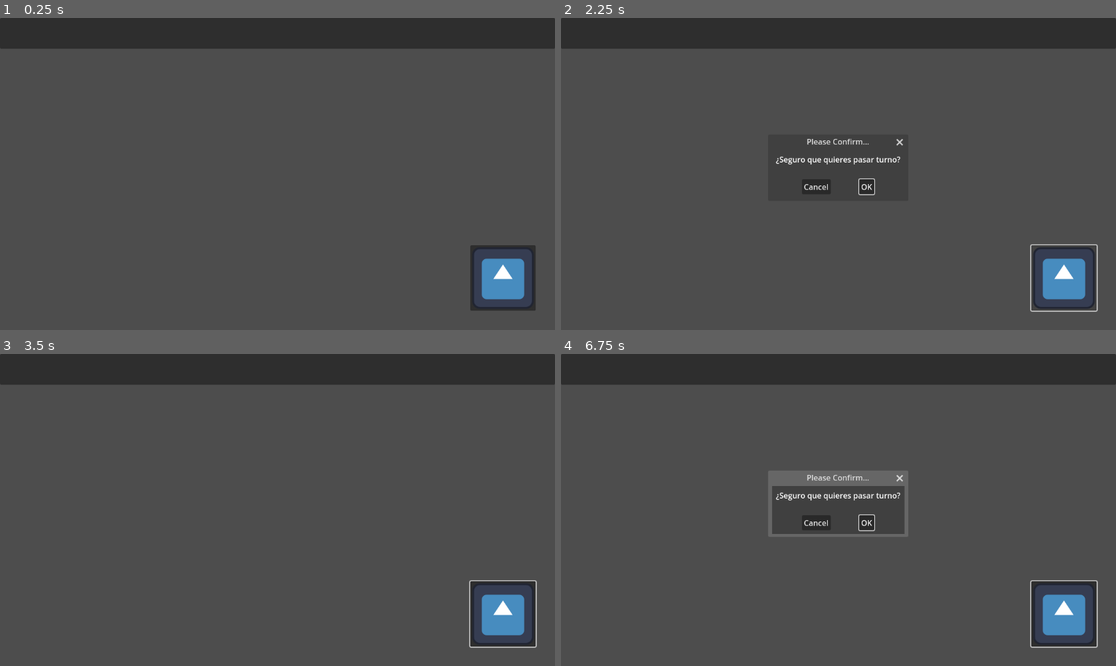
Above: before the commit, frames 1-4 (two rows, left to right).
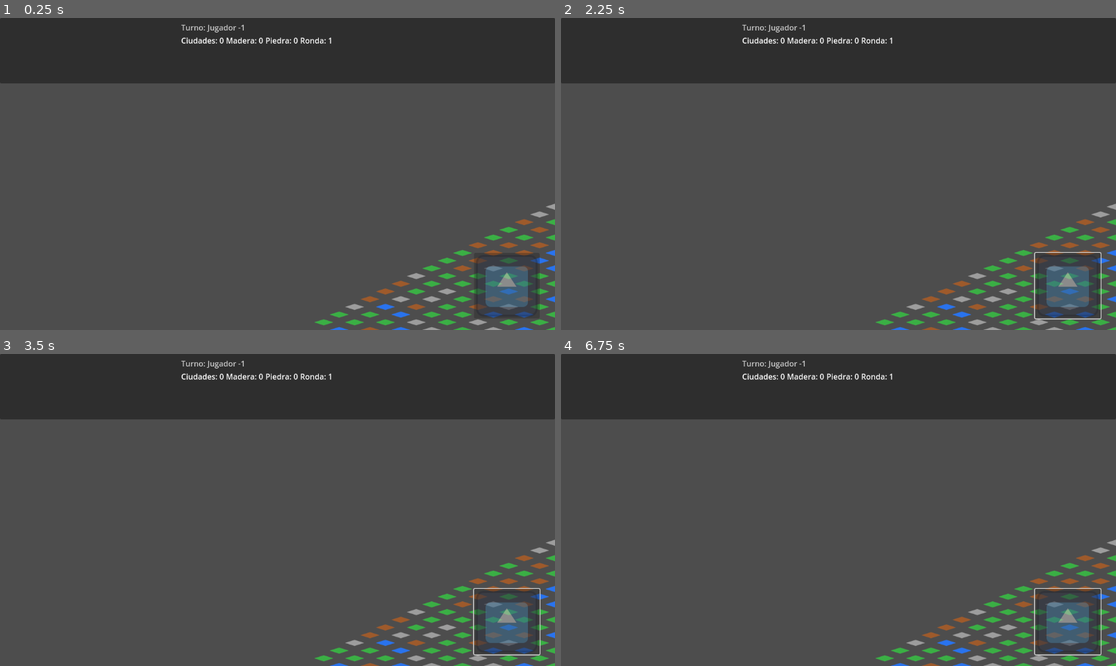
Above: after the commit, the same moments.

Repository: Jusm8/MultiplayerPolitopia
Game: Godot game, scene res://scene/mapa.tscn
Two runs of this game, one before a commit and one after it. Both use one fixed random seed, a clock stepped at 60 frames per second and the inputs below. This scene is started directly instead of the project's main scene. The engine's default icon, where the game draws it, is replaced by a stand-in: a white triangle on a blue panel in a dark square.
Inputs (mouse positions are in pixels of both pictures, inside the frame that each line leads up to):
- Up to frame 1 (0.25 s): no input
- Up to frame 2 (2.25 s): click (1066, 276) at 0.52 s; click (866, 186) at 1.25 s, where only the run before the commit has a clickable "OK"; click (1066, 276) at 2.02 s
- Up to frame 3 (3.5 s): click (305, 522) at 2.75 s, where only the run before the commit has a clickable "OK"
- Up to frame 4 (6.75 s): click (1066, 612) at 3.52 s; click (866, 522) at 4.25 s, where only the run before the commit has a clickable "OK"; tap Enter at 5 s; move the mouse to (960, 494) at 5.02 s; click (960, 494) at 5.17 s; click (816, 522) at 5.75 s, where only the run before the commit has a clickable "Cancel"; tap Space at 6.5 s; drag from (727, 525) to (810, 572) at 6.52 s

The runs differ from the first frame. In frame 1, 15% of the frame differs, in the area x 0-100%, y 2-100%; in frame 2, 16%; in frame 3, 16%; in frame 4, 18%.
Error before the commit: Modulo by zero error in operator '%'. (res://script/mapa.gd:231)

Commit message:
Haciendo el menu de las ciudades

Diff:
--- /dev/null
+++ b/multiplayer-game/scene/CityMenu.tscn
@@ -0,0 +1,75 @@
+[gd_scene load_steps=2 format=3 uid="uid://3abew6xy87gd"]
+
+[ext_resource type="Script" uid="uid://c5w7qmskabhu" path="res://script/city_menu.gd" id="1_yr66a"]
+
+[node name="HUD" type="CanvasLayer"]
+
+[node name="CityMenu" type="Control" parent="."]
+visible = false
+layout_mode = 3
+anchors_preset = 0
+offset_left = 320.0
+offset_top = 90.0
+offset_right = 835.0
+offset_bottom = 554.0
+size_flags_horizontal = 4
+size_flags_vertical = 4
+script = ExtResource("1_yr66a")
+
+[node name="Panel" type="Panel" parent="CityMenu"]
+layout_mode = 1
+anchors_preset = 15
+anchor_right = 1.0
+anchor_bottom = 1.0
+grow_horizontal = 2
+grow_vertical = 2
+
+[node name="HBoxContainer" type="HBoxContainer" parent="CityMenu/Panel"]
+layout_mode = 0
+offset_right = 512.0
+offset_bottom = 286.0
+
+[node name="UnitGrid" type="GridContainer" parent="CityMenu/Panel/HBoxContainer"]
+layout_mode = 2
+columns = 2
+
+[node name="Info" type="VBoxContainer" parent="CityMenu/Panel/HBoxContainer"]
+layout_mode = 2
+
+[node name="LabelName" type="Label" parent="CityMenu/Panel/HBoxContainer/Info"]
+layout_mode = 2
+
+[node name="LabelStats" type="Label" parent="CityMenu/Panel/HBoxContainer/Info"]
+layout_mode = 2
+
+[node name="LabelDesc" type="Label" parent="CityMenu/Panel/HBoxContainer/Info"]
+layout_mode = 2
+
+[node name="LabelCost" type="Label" parent="CityMenu/Panel/HBoxContainer/Info"]
+layout_mode = 2
+
+[node name="BottomBar" type="HBoxContainer" parent="CityMenu/Panel"]
+layout_mode = 0
+offset_top = 422.0
+offset_right = 515.0
+offset_bottom = 462.0
+
+[node name="BtnClose" type="Button" parent="CityMenu/Panel/BottomBar"]
+layout_mode = 2
+theme_override_colors/font_color = Color(0.7490196, 0, 0.21568628, 1)
+text = "Close
+"
+
+[node name="BtnBuy" type="Button" parent="CityMenu/Panel/BottomBar"]
+layout_direction = 3
+layout_mode = 2
+theme_override_colors/font_color = Color(0.19815946, 0.5357092, 0.31466636, 1)
+theme_override_colors/font_focus_color = Color(0.5678726, 0.09500661, 0.58928937, 1)
+text = "BUY"
+
+[node name="Centrado" type="Button" parent="."]
+visible = false
+offset_left = 568.0
+offset_top = 312.0
+offset_right = 584.0
+offset_bottom = 328.0
--- a/multiplayer-game/scene/mapa.tscn
+++ b/multiplayer-game/scene/mapa.tscn
@@ -51,6 +51,7 @@
 [node name="TileMap" type="TileMap" parent="."]
 tile_set = SubResource("TileSet_f52q7")
 format = 2
+layer_1/name = "Layer1"
 
 [node name="Camera" type="Camera2D" parent="."]
 script = ExtResource("7_10ars")
@@ -60,13 +61,14 @@
 
 [node name="TopBar" type="Panel" parent="HUD"]
 offset_right = 1152.0
-offset_bottom = 64.0
+offset_bottom = 136.0
 
 [node name="VBoxContainer" type="VBoxContainer" parent="HUD/TopBar"]
 layout_mode = 0
-offset_top = -64.0
-offset_right = 448.0
-offset_bottom = 192.0
+offset_left = 376.0
+offset_top = 8.0
+offset_right = 824.0
+offset_bottom = 72.0
 
 [node name="LabelCurrentPlayer" type="Label" parent="HUD/TopBar/VBoxContainer"]
 layout_mode = 2
@@ -103,10 +105,10 @@
 [node name="EndTurnBtn" type="Button" parent="HUD/TopBar"]
 layout_mode = 1
 anchors_preset = -1
-anchor_left = 0.8472222
-anchor_top = 7.375
-anchor_right = 0.9583333
-anchor_bottom = 9.375
+anchor_left = 0.8541667
+anchor_top = 3.5882354
+anchor_right = 0.9652778
+anchor_bottom = 4.529412
 offset_right = 8.0
 offset_bottom = 8.0
 icon = ExtResource("9_npqkg")
--- /dev/null
+++ b/multiplayer-game/script/city_menu.gd
@@ -0,0 +1,79 @@
+extends Control
+class_name CityMenu
+
+signal buy_requested(city_cell: Vector2i, unit_id: int)
+signal closed
+
+@onready var unit_buttons := [
+	$Panel/HBox/UnitsGrid/UnitBtn0,
+	$Panel/HBox/UnitsGrid/UnitBtn1,
+	$Panel/HBox/UnitsGrid/UnitBtn2,
+	$Panel/HBox/UnitsGrid/UnitBtn3,
+]
+
+@onready var label_name: Label = $Panel/HBox/Info/LabelName
+@onready var label_stats: Label = $Panel/HBox/Info/LabelStats
+@onready var label_desc: Label = $Panel/HBox/Info/LabelDesc
+@onready var label_cost: Label = $Panel/HBox/Info/LabelCost
+@onready var btn_buy: Button = $Panel/BottomBar/BtnBuy
+@onready var btn_close: Button = $Panel/BottomBar/BtnClose
+
+var _city_cell: Vector2i
+var _selected_unit: int = -1
+var _unit_db: Array = [] # lo inyecta el mapa/hud
+var _my_wood: int = 0
+var _my_stone: int = 0
+var _can_buy_here: bool = true
+
+func _ready() -> void:
+	hide()
+	for i in range(unit_buttons.size()):
+		unit_buttons[i].pressed.connect(func(): _select_unit(i))
+	btn_buy.pressed.connect(_on_buy_pressed)
+	btn_close.pressed.connect(_on_close_pressed)
+
+func open_for_city(city_cell: Vector2i, unit_db: Array, my_wood: int, my_stone: int, can_buy_here: bool) -> void:
+	_city_cell = city_cell
+	_unit_db = unit_db
+	_my_wood = my_wood
+	_my_stone = my_stone
+	_can_buy_here = can_buy_here
+	_selected_unit = -1
+
+	label_name.text = "Selecciona tropa"
+	label_stats.text = ""
+	label_desc.text = ""
+	label_cost.text = ""
+	btn_buy.disabled = true
+
+	# Si ya compraste en esa ciudad este turno, bloquea compra
+	if not _can_buy_here:
+		label_desc.text = "Ya compraste 1 tropa en esta ciudad este turno."
+		btn_buy.disabled = true
+
+	show()
+	set_process_unhandled_input(true)
+
+func _select_unit(unit_id: int) -> void:
+	if not _can_buy_here:
+		return
+
+	_selected_unit = unit_id
+	var u := _unit_db[unit_id]
+
+	label_name.text = str(u["name"])
+	label_stats.text = "Vida: %d  |  Daño: %d" % [int(u["hp"]), int(u["dmg"])]
+	label_desc.text = str(u["desc"])
+	label_cost.text = "Coste: %d madera, %d piedra" % [int(u["wood_cost"]), int(u["stone_cost"])]
+
+	var can_afford := _my_wood >= int(u["wood_cost"]) and _my_stone >= int(u["stone_cost"])
+	btn_buy.disabled = not can_afford
+
+func _on_buy_pressed() -> void:
+	if _selected_unit == -1:
+		return
+	buy_requested.emit(_city_cell, _selected_unit)
+
+func _on_close_pressed() -> void:
+	hide()
+	closed.emit()
--- a/multiplayer-game/script/hud.gd
+++ b/multiplayer-game/script/hud.gd
@@ -27,9 +27,10 @@
 func _on_confirmed() -> void:
 	end_turn_confirmed.emit()
 
-func set_current_player(player_name: String, my_turn: bool) -> void:
-	label_current_player.text = "Turno: %s" % player_name
-	label_current_player.modulate = Color.WHITE if my_turn else Color(0.8, 0.8, 0.8)
+func set_current_player(name: String, is_my_turn: bool) -> void:
+	label_current_player.text = "Turno: %s" % name
+	label_current_player.modulate = Color.WHITE if is_my_turn else Color(0.8, 0.8, 0.8)
+	end_turn_btn.disabled = not is_my_turn
 
 func set_round(round_number: int) -> void:
 	label_round.text = "Ronda: %d" % round_number
--- a/multiplayer-game/script/mapa.gd
+++ b/multiplayer-game/script/mapa.gd
@@ -1,15 +1,14 @@
 extends Node2D
 
 @onready var tile_map: TileMap = $TileMap
-@onready var camera: Camera2D = $Camera2D
-@onready var hud: = $HUD
+@onready var camera: Camera2D = $Camera
+@onready var hud: CanvasLayer = $HUD
 
 const GRID_SIZE := 16
 
 var round_number: int = 1
 var player_ids: Array[int] = [] # se rellena desde GameData
 var player_cities: Dictionary = {}  # player_id -> Vector2i
-
 
 enum Terrain {
 	CAMPO,
@@ -29,6 +28,21 @@
 var current_player_id: int = -1
 var is_my_turn: bool = false
 
+# Recursos por jugador
+var player_resources := {} # player_id -> "wood: int, "stone": int}
+
+# Produccion por turno (modificable para cada partida)
+var player_income := {} # player_id-> {"wood": int, "stone": int}
+
+const DEFAULT_WOOD_INCOME := 10
+const DEFAULT_STONE_INCOME:= 5
+
+var unit_db:= [
+	{"name":"Soldado", "hp":10, "dmg":5, "desc":""},
+	{"name":"General", "hp":25, "dmg":8, "desc":""},
+	{"name":"Arquero", "hp":10, "dmg":5, "desc":""},
+	{"name":"Tanque", "hp":55, "dmg":10, "desc":""}
+]
 
 func _ready() -> void:
 	randomize()
@@ -43,13 +57,22 @@
 		generate_map()
 		assign_cities_to_players()
 		start_turns()
+		_init_player_economy()
+
+		# Enviar todo a los clientes
+		rpc("sync_map_and_turns", map_data, player_cities, turn_order, current_turn_index)
+		rpc("sync_economy", player_resources, player_income, round_number)
+
 		print("SERVER: turn_order = ", turn_order)
+
+		draw_map()
+		center_map()
+		_debug_print_map()
+		_focus_camera_on_my_city()
 
 		if turn_order.is_empty():
 			push_warning("SERVER: turn_order está vacío, no envío RPC")
 			return
-
-		rpc("sync_map_and_turns", map_data, player_cities, turn_order, current_turn_index)
 
 func _on_hud_end_turn_confirmed() -> void:
 	end_turn()
@@ -69,7 +92,6 @@
 				city_positions.append(Vector2i(x, y))
 
 	print("Ciudades generadas: ", city_count, " / posiciones: ", city_positions.size())
-
 
 func _random_terrain() -> int:
 	var r := randf()
@@ -157,7 +179,6 @@
 
 	tile_map.position = viewport_size * 0.5 - map_size * 0.5 - top_left
 
-
 func assign_cities_to_players() -> void:
 	if city_positions.size() < player_ids.size():
 		push_warning("No hay suficientes ciudades para todos los jugadores.")
@@ -198,7 +219,6 @@
 	current_player_id = player_id
 	# en multijugador real el host haría rpc("sync_turn", current_player_id)
 	_update_local_turn()
-
 
 func _update_local_turn() -> void:
 	var my_id := multiplayer.get_unique_id()
@@ -213,31 +233,36 @@
 		current_name = "Jugador %s" % str(current_player_id)
 
 	var cities : int = _get_city_count_for_player(current_player_id)
-	var wood := 0
-	var stone := 0
+	var wood: int = 0
+	var stone: int = 0
+	if player_resources.has(current_player_id):
+		wood = int(player_resources[current_player_id]["wood"])
+		stone = int(player_resources[current_player_id]["stone"])
 
 	hud.set_current_player(current_name, is_my_turn)
 	hud.set_round(round_number)
 	hud.set_player_stats(cities, wood, stone)
 
-
 func end_turn() -> void:
 	if not multiplayer.is_server():
-		# En clientes, pedimos al servidor que pase turno
 		rpc_id(1, "request_end_turn")
 		return
 
-	# SOLO servidor llega aquí
+	# Solo puede pasar turno el jugador al que le toca
+	var sender := multiplayer.get_remote_sender_id()
+	if sender != 0 and sender != current_player_id:
+		return
+
+	_apply_end_turn_income(current_player_id)
+
 	current_turn_index = (current_turn_index + 1) % turn_order.size()
-
-	# si volvemos al primer jugador, nueva ronda
 	if current_turn_index == 0:
 		round_number += 1
 
 	_set_active_player(turn_order[current_turn_index])
 
-	# Avisamos a todos del nuevo jugador activo y la ronda
 	rpc("sync_turn", current_player_id, current_turn_index, round_number)
+	rpc("sync_economy", player_resources, player_income, round_number)
 
 @rpc("any_peer", "call_local")
 func sync_map_and_turns(
@@ -290,9 +315,10 @@
 	# Solo el host hace caso
 	if not multiplayer.is_server():
 		return
-
+	var sender := multiplayer.get_remote_sender_id()
+	if sender != current_player_id:
+		return # si no es su turno fuera
 	end_turn()  # Llama a la versión "server" de arriba
-
 
 @rpc("any_peer", "call_local")
 func sync_turn(new_player_id: int, new_turn_index: int, new_round: int) -> void:
@@ -329,3 +355,25 @@
 
 		var terrain : int = map_data[cell.y][cell.x]
 		hud.set_selected_tile(cell, terrain)
+
+func _init_player_economy() -> void:
+	player_resources.clear()
+	player_income.clear()
+
+	for pid in player_ids:
+		player_resources[pid] = {"wood": 0, "stone": 0}
+		player_income[pid] = {"wood": DEFAULT_WOOD_INCOME, "stone": DEFAULT_STONE_INCOME}
+
+@rpc("any_peer", "call_local")
+func sync_economy(remote_resources: Dictionary, remote_income: Dictionary, remote_round: int) -> void:
+	player_resources = remote_resources.duplicate(true)
+	player_income = remote_income.duplicate(true)
+	round_number = remote_round
+	_update_local_turn() # refresca HUD con los valores actuales
+
+func _apply_end_turn_income(player_id: int) -> void:
+	if not player_resources.has(player_id) or not player_income.has(player_id):
+		return
+
+	player_resources[player_id]["wood"] += int(player_income[player_id]["wood"])
+	player_resources[player_id]["stone"] += int(player_income[player_id]["stone"])
Not shown, added: multiplayer-game/script/city_menu.gd.uid
